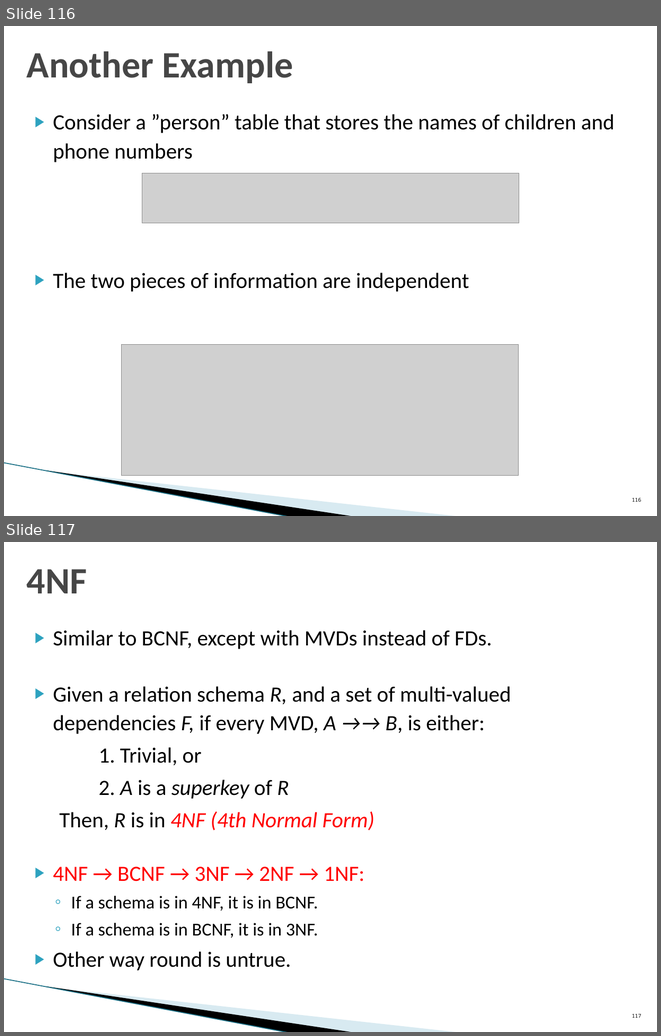
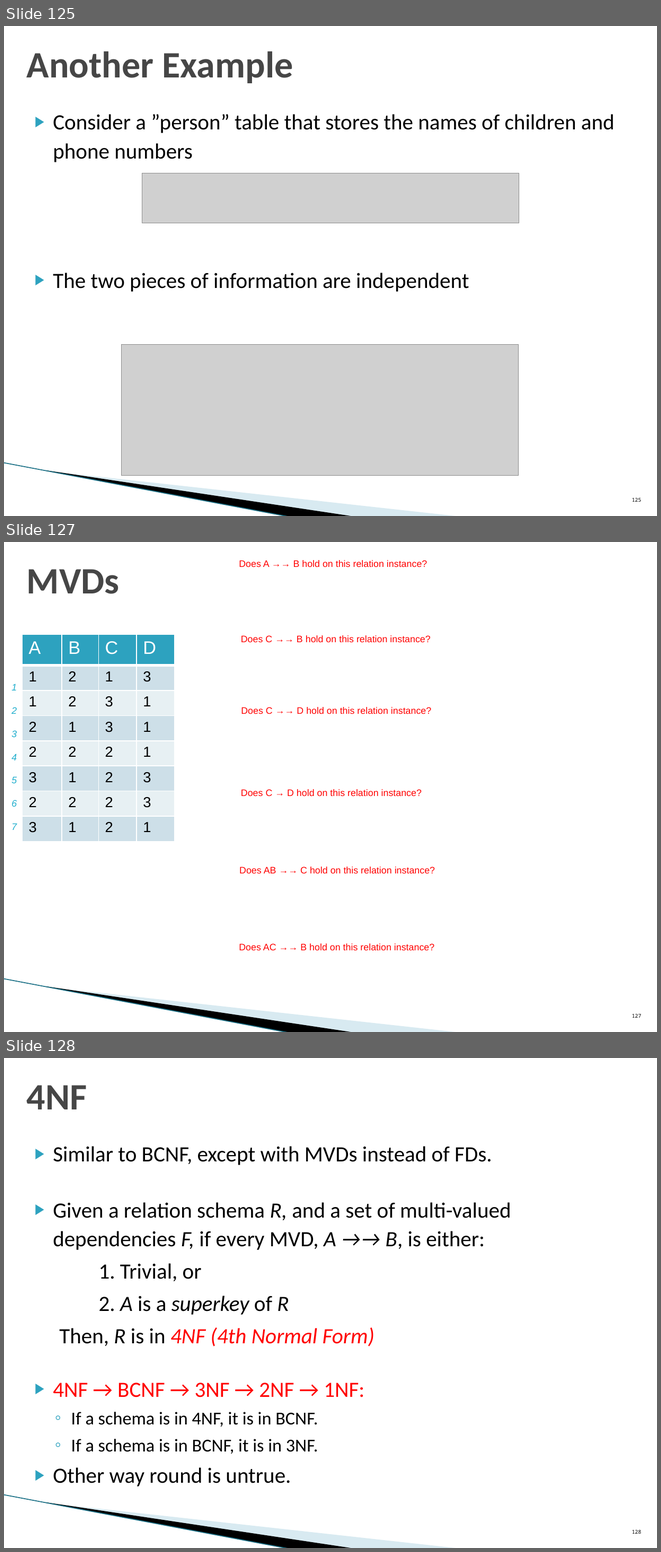
Before and after one commit to umddb/cmsc424-spring2024, a slide deck: Slides/03-E-R-Normalization.pptx. Shown one above the other, each under a label of ours: slides 116 and 117 before the commit, slides 125, 127 and 128 after it; the slides between them are not shown. The pictures are 661x1036 and 661x1552 pixels, drawn with LibreOffice and Linux fonts; fonts in the diff are those of the drawing; grey boxes stand for pictures; background and template pictures are left out. Boxes give left, top, right and bottom in pixels: in the first picture for what was removed or moved away, otherwise in the second. Text is boxed around its words. In the diff, an @@ line names an element or a change of style, - is before the commit and + after.

```diff
--- a/Slides/03-E-R-Normalization.pptx
+++ b/Slides/03-E-R-Normalization.pptx
@@ slide 127 added at box(4, 542, 657, 1032), background #FFFFFF; not listed: 3 template elements that a slide beside it also shows @@
@@ title added at box(27, 569, 120, 594), 41 pt, text #464646, bold @@
+MVDs
@@ text added at box(239, 560, 427, 567), 18 pt, text #FF0000 @@
+Does A →→ B hold on this relation instance?
@@ table added at box(22, 635, 175, 841), 8 rows, 4 columns @@
+A | B | C | D
+1 | 2 | 1 | 3
+1 | 2 | 3 | 1
+2 | 1 | 3 | 1
+2 | 2 | 2 | 1
+3 | 1 | 2 | 3
+2 | 2 | 2 | 3
+3 | 1 | 2 | 1
@@ text added at box(241, 635, 430, 642), 18 pt, text #FF0000 @@
+Does C →→ B hold on this relation instance?
@@ text added at box(241, 707, 431, 714), 18 pt, text #FF0000 @@
+Does C →→ D hold on this relation instance?
@@ text added at box(11, 730, 17, 830), 18 pt, text #1FAECD, italic @@
+1
+2
+3
+4
+5
+6
+7
@@ text added at box(241, 789, 422, 796), 18 pt, text #FF0000 @@
+Does C → D hold on this relation instance?
@@ text added at box(239, 866, 435, 873), 18 pt, text #FF0000 @@
+Does AB →→ C hold on this relation instance?
@@ text added at box(239, 943, 434, 950), 18 pt, text #FF0000 @@
+Does AC →→ B hold on this relation instance?
@@ page number added at box(632, 1014, 642, 1017), 10 pt, text #000000 @@
+127
@@ what was slide 116 is now slide 125 @@
@@ page number at box(632, 498, 642, 501): text changed @@
-116
+125
@@ what was slide 117 is now slide 128 @@
@@ page number at box(632, 1530, 642, 1533): text changed @@
-117
+128
```
Also in this commit, not shown: 4 slides changed, 10 other slides added, 2 other files.
